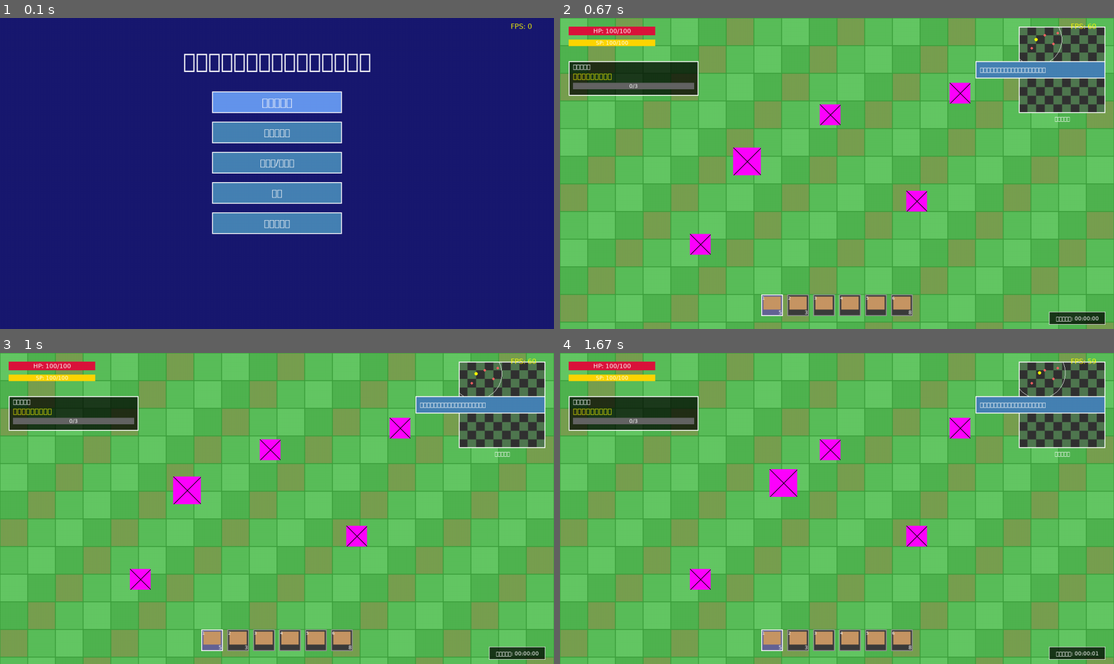
Above: before the commit, frames 1-4 (two rows, left to right).
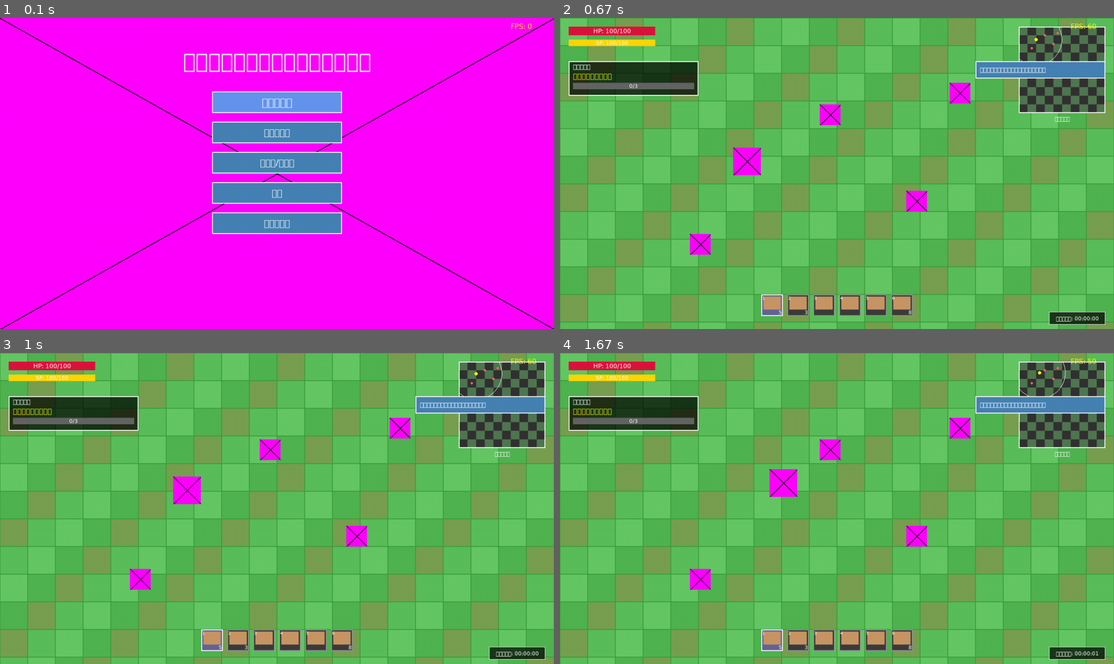
Above: after the commit, the same moments.

Repository: yuichi1000/mystery-pet-rescue
Game: pygame game, started from main.py
The game is run twice, just before and just after one commit, with the same random seed, the same clock (stepped at 60 frames per second) and the same inputs.
Inputs (mouse positions are in pixels of both pictures, inside the frame that each line leads up to):
- Up to frame 1 (0.1 s): no input
- Up to frame 2 (0.67 s): tap Enter at 0.33 s
- Up to frame 3 (1 s): hold Up from 0.67 s (still down); move the mouse to (254, 520) at 0.7 s; tap Up at 0.73 s; tap Down at 0.82 s
- Up to frame 4 (1.67 s): tap Up at 1.03, 1.23, 1.53 s; release Up at 1.13 s; hold Right 1.17-1.63 s; move the mouse to (837, 530) at 1.2 s; tap Down at 1.32 s

The runs differ from the first frame. In frame 1, 92% of the frame differs, in the area x 0-100%, y 0-100%; in frame 2, nothing differs; in frame 3, nothing differs; in frame 4, nothing differs.

Commit message:
feat: タイトル画面背景画像対応 - menu_background.png表示機能
🎨 背景画像システム実装:
- MenuSystem: 背景画像読み込み・表示機能
- AssetManager統合: 画像の自動リサイズ・キャッシュ
- フォールバック機能: 画像未発見時のデフォルト色表示

🖼️ タイトル画面強化:
- menu_background.png: カスタム背景画像対応
- 解像度対応: 画面サイズに自動調整
- 動的リサイズ: ウィンドウサイズ変更時の再読み込み

🔧 技術的実装:
- 背景画像の優先読み込み
- エラーハンドリング: 安全なフォールバック
- メモリ効率: 適切な画像管理
- リサイズ対応: 解像度変更時の背景更新

📁 ファイル配置:
- assets/images/backgrounds/menu_background.png
- 1280x720解像度対応
- 16:9アスペクト比最適化

✅ 動作確認済み:
- 背景画像正常読み込み (1280x720)
- フォールバック機能動作
- 解像度変更対応
- メニューシステム統合

Diff:
--- a/src/core/game.py
+++ b/src/core/game.py
@@ -219,8 +219,7 @@
                 if hasattr(self, 'game_ui'):
                     self.game_ui.resize(event.w, event.h)
                 if hasattr(self, 'menu_system'):
-                    # メニューシステムの解像度更新は必要に応じて実装
-                    pass
+                    self.menu_system.resize(event.w, event.h)
 
             elif event.type == pygame.KEYDOWN:
                 if event.key == pygame.K_F1:
--- a/src/core/menu_system.py
+++ b/src/core/menu_system.py
@@ -11,6 +11,7 @@
 from pathlib import Path
 
 from src.utils.font_manager import get_font_manager
+from src.utils.asset_manager import get_asset_manager
 
 class MenuState(Enum):
     """メニュー状態"""
@@ -64,6 +65,9 @@
 
         # フォントマネージャー
         self.font_manager = get_font_manager()
+
+        # アセットマネージャー
+        self.asset_manager = get_asset_manager()
 
         # 状態管理
         self.current_state = MenuState.TITLE
@@ -202,13 +206,29 @@
         """背景を設定"""
         # 各メニューの背景色
         background_colors = {
-            MenuState.TITLE: (25, 25, 112),      # ミッドナイトブルー
             MenuState.SETTINGS: (47, 79, 79),    # ダークスレートグレー
             MenuState.PAUSE: (0, 0, 0, 180),     # 半透明黒
             MenuState.PET_COLLECTION: (34, 139, 34),  # フォレストグリーン
             MenuState.SAVE_LOAD: (72, 61, 139)   # ダークスレートブルー
         }
 
+        # タイトル画面の背景画像を読み込み
+        title_background = self.asset_manager.load_image(
+            "backgrounds/menu_background.png",
+            (self.screen_width, self.screen_height)
+        )
+
+        if title_background:
+            self.backgrounds[MenuState.TITLE] = title_background
+            print("✅ タイトル背景画像読み込み完了: menu_background.png")
+        else:
+            # フォールバック: デフォルト色
+            title_surface = pygame.Surface((self.screen_width, self.screen_height))
+            title_surface.fill((25, 25, 112))  # ミッドナイトブルー
+            self.backgrounds[MenuState.TITLE] = title_surface
+            print("⚠️ タイトル背景画像が見つかりません。デフォルト色を使用")
+
+        # その他のメニュー背景
         for state, color in background_colors.items():
             surface = pygame.Surface((self.screen_width, self.screen_height))
             if len(color) == 4:  # アルファ値がある場合
@@ -538,3 +558,16 @@
         """クリーンアップ"""
         self._save_settings()
         print("🧹 メニューシステムクリーンアップ完了")
+
+    def resize(self, new_width: int, new_height: int):
+        """画面サイズ変更に対応"""
+        self.screen_width = new_width
+        self.screen_height = new_height
+
+        # 背景を再設定（画像のリサイズ対応）
+        self._setup_backgrounds()
+
+        # ボタン位置を再計算
+        self._calculate_button_positions()
+
+        print(f"🖥️ メニューシステム解像度変更: {new_width}x{new_height}")
